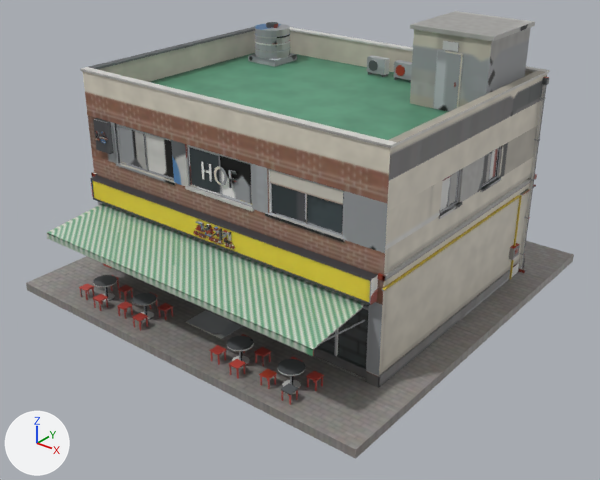
A saved change to the FBX model cs2_ilsan/CS2Assets/IlsanChicken01/IlsanChicken01.fbx.
Before and after are seen from a camera (50 mm lens) standing at (18.5, -23.7, 15.9) and looking at (0.6, -1.3, 2.0). Every picture has the same lights, and +X, +Y and +Z are marked at lower left. The older version comes first. Where no turn or scale is listed for an object, it has been applied to the vertices.

In view in the first picture: 'IlsanChicken01'.
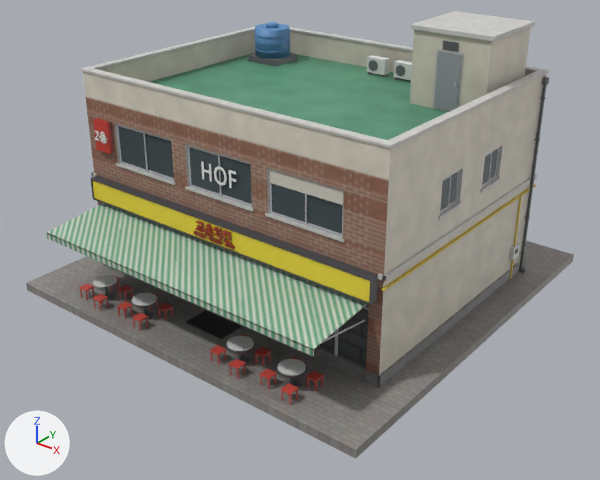
The change in detail:
me_ilsanchicken01 is used by ob_ilsanchicken01; location (0.0, 0.0, 0.0).
me_ilsanchicken01 had 10262 vertices, 15702 faces and spanned x -7.9..7.9, y -7.9..7.9, z -0.3..9.9.
me_ilsanchicken01 now has 13334 vertices, 20310 faces and spans x -7.9..7.9, y -7.9..7.9, z -0.3..9.9.
me_ilsanchicken01 part 1: 734 vertices moved within x -0.9..0.9, y -5.4..-4.9, z 3.3..5.9; 2696 vertices added at x -1.0..1.0, y -5.4..-4.9, z 3.3..5.9.
me_ilsanchicken01 part 2: 128 vertices moved within x -6.1..-5.5, y -5.2, z 5.6..6.0; 376 vertices added at x -6.1..-5.5, y -5.2, z 5.6..6.0.
me_ilsanchicken01 part 3: 10498 kept faces spanning x -7.9..7.9, y -7.9..7.9, z -0.3..9.9 get new texture (UV) coordinates.

Changed parts and their boxes (x1, y1, x2, y2) in the pictures (600 x 480 px):
part 1 of me_ilsanchicken01, reshaped
    before: (195, 169, 234, 249)
    after: (194, 161, 236, 249)
part 2 of me_ilsanchicken01, reshaped
    before: (96, 131, 108, 142)
    after: (95, 131, 108, 143)
part 3 of me_ilsanchicken01, surface changed
    both: (79, 11, 549, 415)
